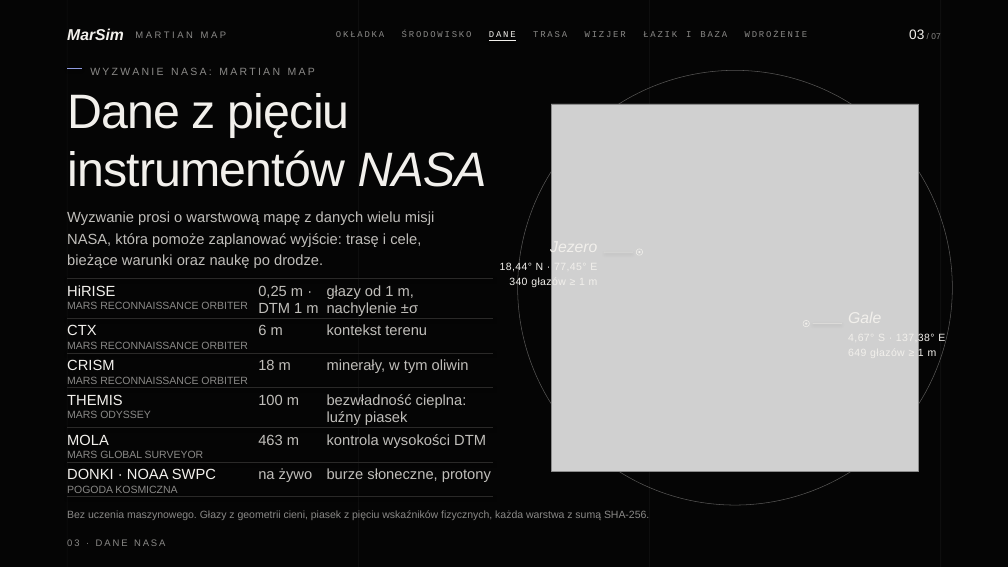
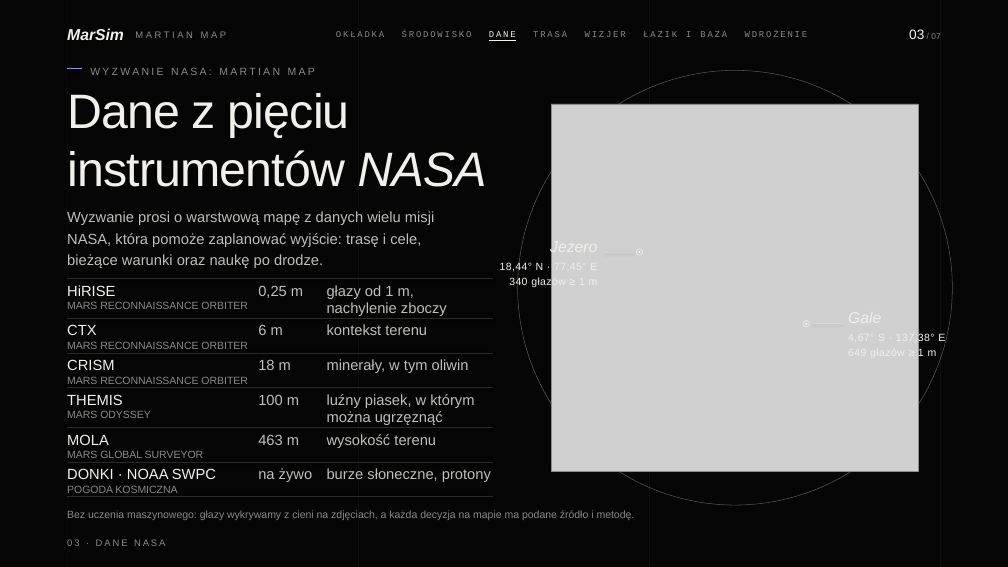
Before and after one commit to Aqayooooo/MarSim, a slide deck: slide 3 of prezentacja/MarSim-prezentacja.pptx. Drawn at 1008x567 pixels with LibreOffice and Linux fonts; fonts in the diff are those of the drawing; grey boxes stand for pictures. Boxes give left, top, right and bottom in pixels: in the first picture for what was removed or moved away, otherwise in the second. Text is boxed around its words. In the diff, an @@ line names an element or a change of style, - is before the commit and + after.

Commit message:
Prezentacja: język dla jurora zamiast szczegółów technicznych
Bez teleportu na wizjerze, bez SHA-256, serwera i żargonu (LTST, τ, σ,
DTM, A*, Pandolf) na slajdach. Zamiast tego co dana rzecz daje załodze.
Nazwy metod zostają w notatkach prowadzącego.

```diff
--- a/prezentacja/MarSim-prezentacja.pptx
+++ b/prezentacja/MarSim-prezentacja.pptx
@@ text at (x1=258, y1=285, x2=303, y2=298): text changed @@
-0,25 m ·
-DTM 1 m
+0,25 m
@@ text at (x1=327, y1=302, x2=447, y2=316): text changed @@
-nachylenie ±σ
+nachylenie zboczy
@@ text at (x1=327, y1=394, x2=474, y2=425): text changed @@
-bezwładność cieplna:
-luźny piasek
+luźny piasek, w którym
+można ugrzęznąć
@@ text at (x1=327, y1=434, x2=436, y2=448): text changed @@
-kontrola wysokości DTM
+wysokość terenu
@@ text at (x1=67, y1=510, x2=635, y2=520): text changed @@
-Bez uczenia maszynowego. Głazy z geometrii cieni, piasek z pięciu wskaźników fizycznych, każda warstwa z sumą SHA-256.
+Bez uczenia maszynowego: głazy wykrywamy z cieni na zdjęciach, a każda decyzja na mapie ma podane źródło i metodę.
```
Also in this commit, not shown: 5 other slides changed, 7 other files.
